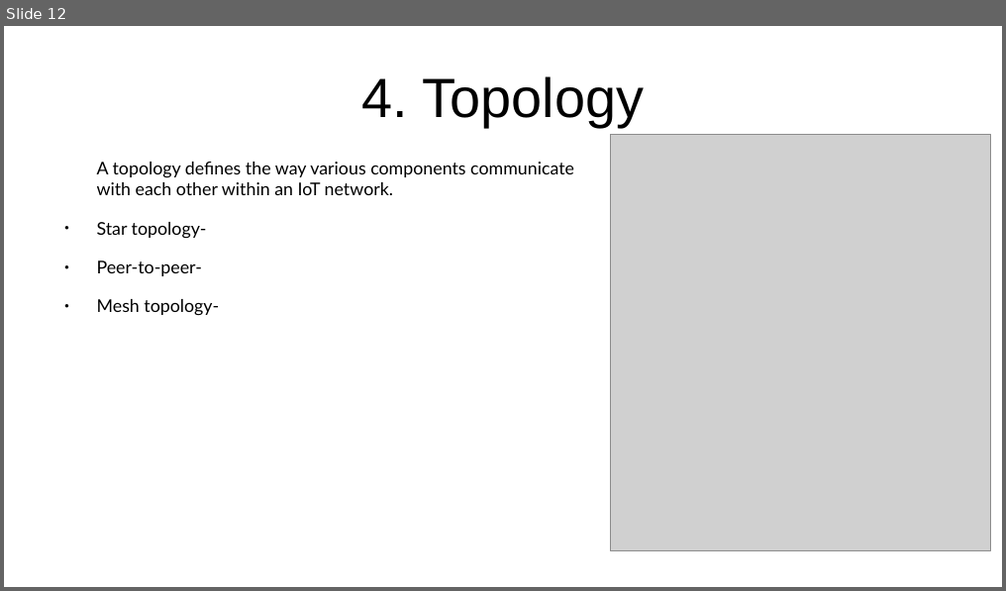
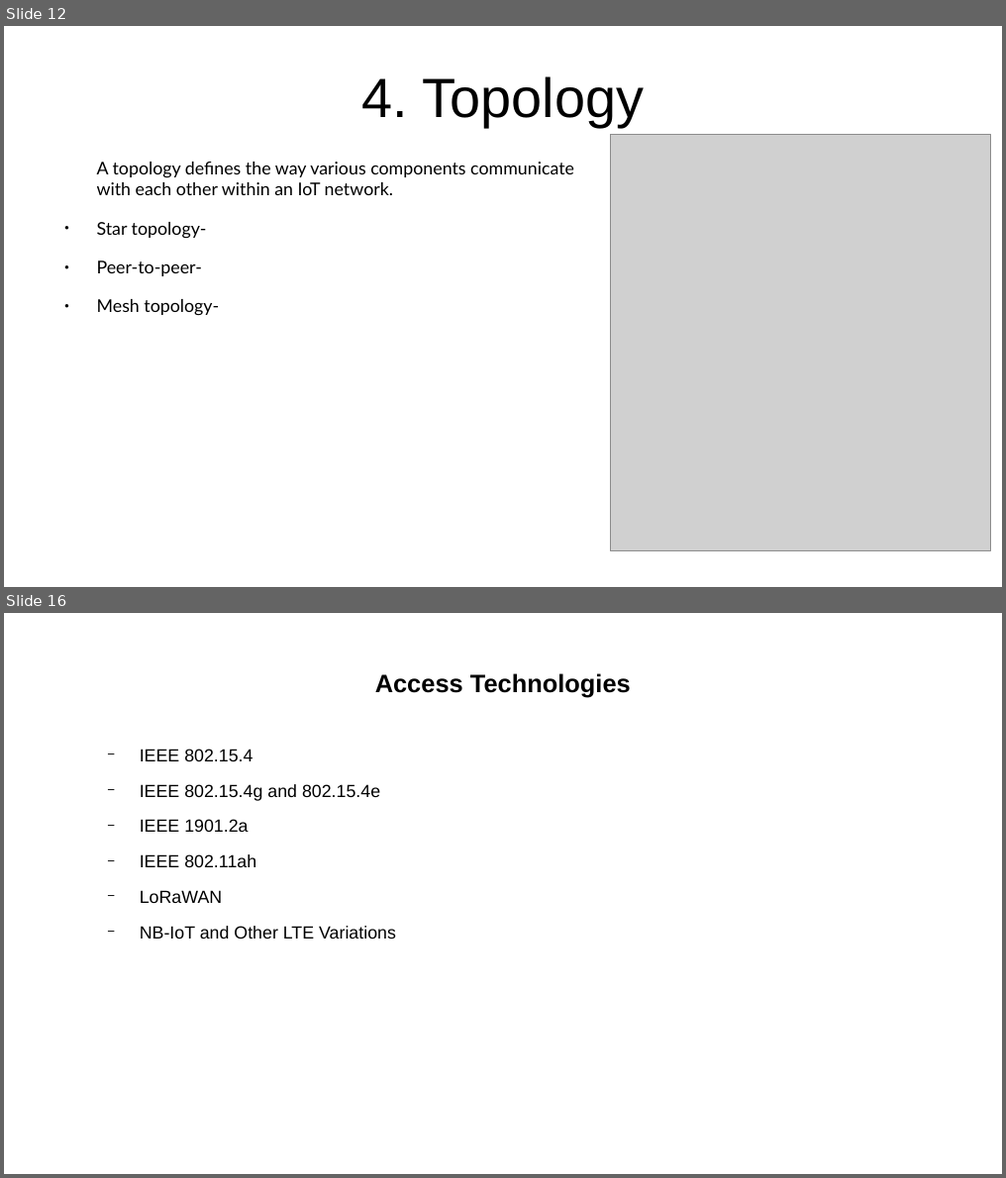
Before and after one commit to Dihfahsih1/Masters-Software-Engineering, a slide deck: yr-sem1/IoT/chapter-4-slides.odp. Shown one above the other, each under a label of ours: slide 12 before the commit, slides 12 and 16 after it; the slides between them are not shown. The pictures are 1006x591 and 1006x1178 pixels, drawn with LibreOffice and Linux fonts; fonts in the diff are those of the drawing; grey boxes stand for pictures. Boxes give left, top, right and bottom in pixels: in the first picture for what was removed or moved away, otherwise in the second. Text is boxed around its words. In the diff, an @@ line names an element or a change of style, - is before the commit and + after.

```diff
--- a/yr-sem1/IoT/chapter-4-slides.odp
+++ b/yr-sem1/IoT/chapter-4-slides.odp
@@ slide 16 added at (4,613,1002,1174), background #FFFFFF @@
@@ title added at (375,673,631,697), 20 pt, text #000000, bold @@
+Access Technologies
@@ text added at (140,749,396,939), 14 pt, text #000000 @@
+  − IEEE 802.15.4
+  − IEEE 802.15.4g and 802.15.4e
+  − IEEE 1901.2a
+  − IEEE 802.11ah
+  − LoRaWAN
+  − NB-IoT and Other LTE Variations
```
Also in this commit, not shown: 4 other slides added, 1 other file.
